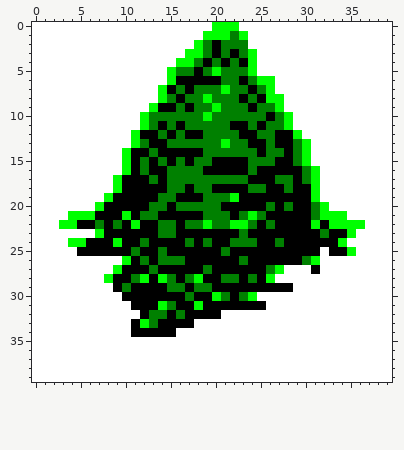
Pixel-art sprite, stored at png/units/blob/blob_NW_2.png. Above is the file before it was changed.
The file is 40x40 pixels.
After the commit:
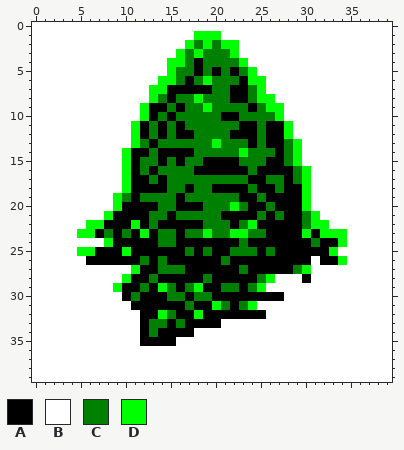
Palette (. is transparent): A #000000  B #ffffff  C #008000  D #00ff00
Diff:
@@ x 0..39 @@
- 0 BBBBBBBBBBBBBBBBBBBBDDDBBBBBBBBBBBBBBBBB
- 1 BBBBBBBBBBBBBBBBBBBDDDCDBBBBBBBBBBBBBBBB
- 2 BBBBBBBBBBBBBBBBBBDCACCCBBBBBBBBBBBBBBBB
- 3 BBBBBBBBBBBBBBBBBDDCACACDBBBBBBBBBBBBBBB
- 4 BBBBBBBBBBBBBBBBDDCACACADBBBBBBBBBBBBBBB
- 5 BBBBBBBBBBBBBBBDCCACDCCCDBBBBBBBBBBBBBBB
- 6 BBBBBBBBBBBBBBBDAAAAACCACDDBBBBBBBBBBBBB
- 7 BBBBBBBBBBBBBBDACACCCDCCACDBBBBBBBBBBBBB
- 8 BBBBBBBBBBBBBBDCACCDCCCACADDBBBBBBBBBBBB
- 9 BBBBBBBBBBBBBDAACACCDCCCACCDBBBBBBBBBBBB
-10 BBBBBBBBBBBBDCCCCCCDCCCCCCACDBBBBBBBBBBB
-11 BBBBBBBBBBBBDCACACCCCCAACACCDBBBBBBBBBBB
-12 BBBBBBBBBBBDAACACAACCCCAACCAADBBBBBBBBBB
-13 BBBBBBBBBBBDCAACCCCCCDCCAACAACDBBBBBBBBB
-14 BBBBBBBBBBDAACAAAAACCCCCCACCACDBBBBBBBBB
-15 BBBBBBBBBBDACACACACCAAAACCCAACDBBBBBBBBB
-16 BBBBBBBBBBDACAACCCCAAAAACAAAAACDBBBBBBBB
-17 BBBBBBBBBDAAACACCCCCCCCCAAACCACDBBBBBBBB
-18 BBBBBBBBBDAAAAACCACCAAAACCAACAADBBBBBBBB
-19 BBBBBBBBDAAAAACCAAACCCDAAAAAAAADBBBBBBBB
-20 BBBBBBBDAAAAACCACCCCCAAAAACACAACDBBBBBBB
-21 BBBBDDDAAADACCAAAAACCCACDCAAAAACDDDBBBBB
-22 BBBDDAACACADAACCACCDCCDDCACAAAADADDDDBBB
-23 BBBBBBBDAAAAAACCAAAAAAACAAAAAAAACAADBBBB
-24 BBBBDDAAADAACAAAACACAACCCAACAAAAAADBBBBB
-25 BBBBBAAAAAACAACAAAAAACAAAAAAAAAABAADBBBB
-26 BBBBBBBBBBDACACCCAAAAAACAAAAAACDBBBBBBBB
-27 BBBBBBBBBDAAACAAAAACAAAAAACDBBBABBBBBBBB
-28 BBBBBBBBDAACDADCACDAACCACADBBBBBBBBBBBBB
-29 BBBBBBBBBACAAAACCACCAAAAAAAAABBBBBBBBBBB
-30 BBBBBBBBBBAAAAAAACAADCACDBBBBBBBBBBBBBBB
-31 BBBBBBBBBBBAAADCAADAAAAAAABBBBBBBBBBBBBB
-32 BBBBBBBBBBBBACCACAAAABBBBBBBBBBBBBBBBBBB
-33 BBBBBBBBBBBADCAAAABBBBBBBBBBBBBBBBBBBBBB
-34 BBBBBBBBBBBAAAAABBBBBBBBBBBBBBBBBBBBBBBB
-35 BBBBBBBBBBBBBBBBBBBBBBBBBBBBBBBBBBBBBBBB
+ 0 BBBBBBBBBBBBBBBBBBBBBBBBBBBBBBBBBBBBBBBB
+ 1 BBBBBBBBBBBBBBBBBBDDDBBBBBBBBBBBBBBBBBBB
+ 2 BBBBBBBBBBBBBBBBBDCDCDDBBBBBBBBBBBBBBBBB
+ 3 BBBBBBBBBBBBBBBBDCDCCCDBBBBBBBBBBBBBBBBB
+ 4 BBBBBBBBBBBBBBBDDCACCCCDBBBBBBBBBBBBBBBB
+ 5 BBBBBBBBBBBBBBBDCCACACACDBBBBBBBBBBBBBBB
+ 6 BBBBBBBBBBBBBBDDCACDCCCADDBBBBBBBBBBBBBB
+ 7 BBBBBBBBBBBBBDDAAAAACCAACDBBBBBBBBBBBBBB
+ 8 BBBBBBBBBBBBBDCACCDCCCAACDDBBBBBBBBBBBBB
+ 9 BBBBBBBBBBBBDAACACCDCCCCACDDBBBBBBBBBBBB
+10 BBBBBBBBBBBBDACACCCCCAACCCCDBBBBBBBBBBBB
+11 BBBBBBBBBBBDACACACCCCCCAACAADBBBBBBBBBBB
+12 BBBBBBBBBBBDACACAACCCCAAACAADBBBBBBBBBBB
+13 BBBBBBBBBBBDCACCCCCCDCCCACAACDBBBBBBBBBB
+14 BBBBBBBBBBDAACAAAACCCCCDCCCACDBBBBBBBBBB
+15 BBBBBBBBBBDACCACACCAAAACCCAACDBBBBBBBBBB
+16 BBBBBBBBBBDACACCCCAAAAAACAAAACDBBBBBBBBB
+17 BBBBBBBBBBDAACACCCCCCCCCAACCACDBBBBBBBBB
+18 BBBBBBBBBBDAAAACCACCAAAACAACAADBBBBBBBBB
+19 BBBBBBBBBDCACCCCACCCCCCAACAAAADBBBBBBBBB
+20 BBBBBBBBBDAAAACCAAACCCDCAACAAADBBBBBBBBB
+21 BBBBBBBBDAAAACCACCCCCAAAACACAACDBBBBBBBB
+22 BBBBBBDDAAADACAAAAACCCACDAAAAACDDBBBBBBB
+23 BBBBBDDACACADACCACCDCCDDCCAAAADADDDBBBBB
+24 BBBBBBBBDAAAAACCAAAAAAACAAAAAAACAADBBBBB
+25 BBBBBDDAAADAAAAAACACAACCCACAAAAAADBBBBBB
+26 BBBBBBAAAAAACACAAAAAACAAAAAAAAABAADBBBBB
+27 BBBBBBBBBBBDAACCCAAAAAACAAAAACDBBBBBBBBB
+28 BBBBBBBBBBDAACAAAAACAAAAACDBBBABBBBBBBBB
+29 BBBBBBBBBDAACADCACDAACCACDBBBBBBBBBBBBBB
+30 BBBBBBBBBBACAAACCACCAAAAAAAABBBBBBBBBBBB
+31 BBBBBBBBBBBAAAAAACAADCACDBBBBBBBBBBBBBBB
+32 BBBBBBBBBBBBAADCAADAAAAAAABBBBBBBBBBBBBB
+33 BBBBBBBBBBBBACCACAAAABBBBBBBBBBBBBBBBBBB
+34 BBBBBBBBBBBBACAAAABBBBBBBBBBBBBBBBBBBBBB
+35 BBBBBBBBBBBBAAAABBBBBBBBBBBBBBBBBBBBBBBB
 36 BBBBBBBBBBBBBBBBBBBBBBBBBBBBBBBBBBBBBBBB
